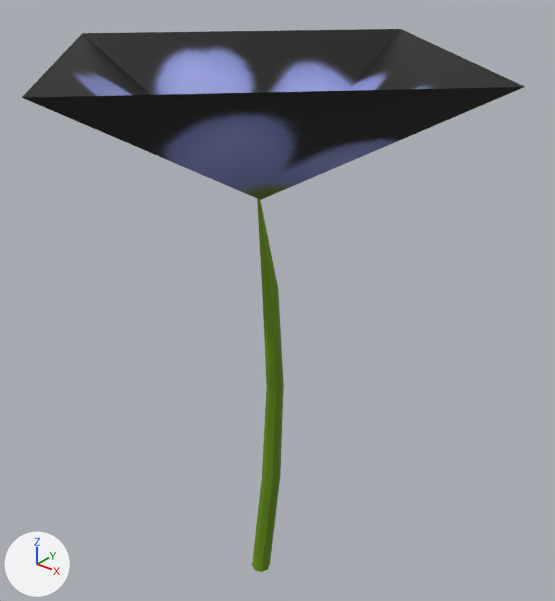
The FBX model PFATAL/Assets/_Graph/Meshes/Enviro/vegetation/msh_props_fleur1.fbx: old version first, new version second.
Rendered twice from a camera (50 mm lens) standing at (0.821, -0.98, 1.271) and looking at (-0.004, 0.051, 0.632). The axes (+X, +Y, +Z) are drawn at lower left. The lights are the same throughout. The older version comes first. Where no turn or scale is listed for an object, it has been applied to the vertices.

The scene before the commit, as lines of its bpy script (objects in view):
```python
me_msh_props_fleur1 = bpy.data.meshes.new('msh_props_fleur1')
me_msh_props_fleur1.from_pydata(...)  # 39 vertices, 40 faces; spans x -0.442..0.442, y -0.442..0.442, z 0.0..1.088
me_msh_props_fleur1.materials.append(mat_material_002)  # picture img_fleure_png
ob_msh_props_fleur1 = bpy.data.objects.new('msh_props_fleur1', me_msh_props_fleur1)
ob_msh_props_fleur1.location = (0.0, 0.0, 0.0)
```
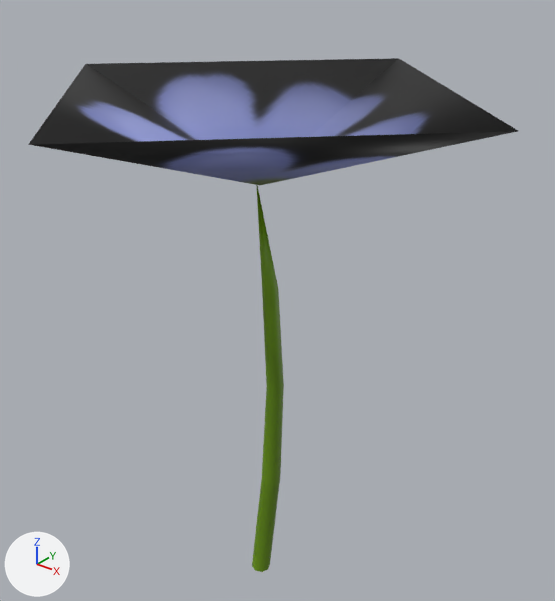
What changed in the scene script:
```text
Change me_msh_props_fleur1:
    used by ob_msh_props_fleur1; location = (0.0, 0.0, 0.0)
    remove me_msh_props_fleur1.from_pydata(...)  # 39 vertices, 40 faces; spans x -0.442..0.442, y -0.442..0.442, z 0.0..1.088
    add me_msh_props_fleur1.from_pydata(...)  # 39 vertices, 40 faces; spans x -0.442..0.442, y -0.442..0.442, z 0.0..1.031
    me_msh_props_fleur1 part 1: the loose piece of 6 vertices spanning x -0.442..0.442, y -0.442..0.442, z 0.846..1.088 is scaled about its middle by (1, 1, 0.659), then moved by (0.0, 0.0, -0.015)
    me_msh_props_fleur1 part 2: edges marked sharp go from 68 to 0
```

Where the change shows, as pixel boxes (x1, y1, x2, y2) in the pictures (555 x 601 px; the box of a moved part takes in the faces that stretch with it):
'msh_props_fleur1', reshaped: before (22, 29, 525, 572); after (28, 58, 518, 572)
part 1 of me_msh_props_fleur1, moved or reshaped: before (22, 29, 525, 200); after (28, 58, 518, 185)
part 2 of me_msh_props_fleur1, shading changed: before (22, 29, 525, 399); after (28, 58, 518, 399)
